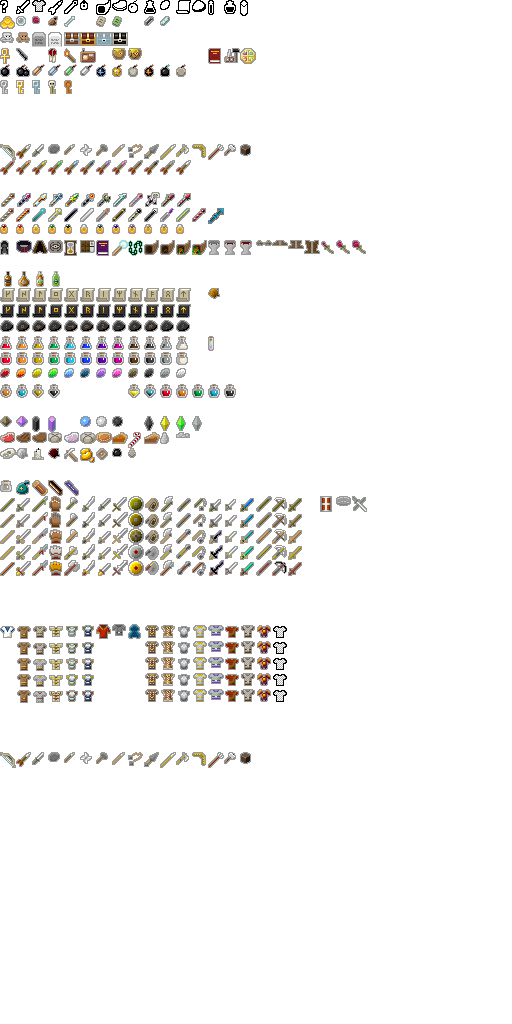
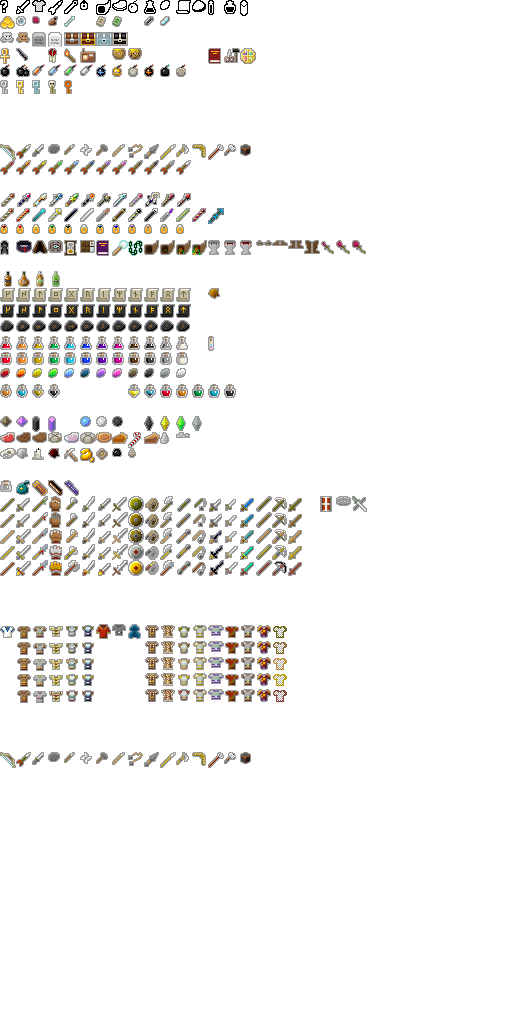
Two versions of the same layered image (512px x 1024px). Layer-by-layer changes:
painted on "items.png" over [178, 626, 287, 702]
